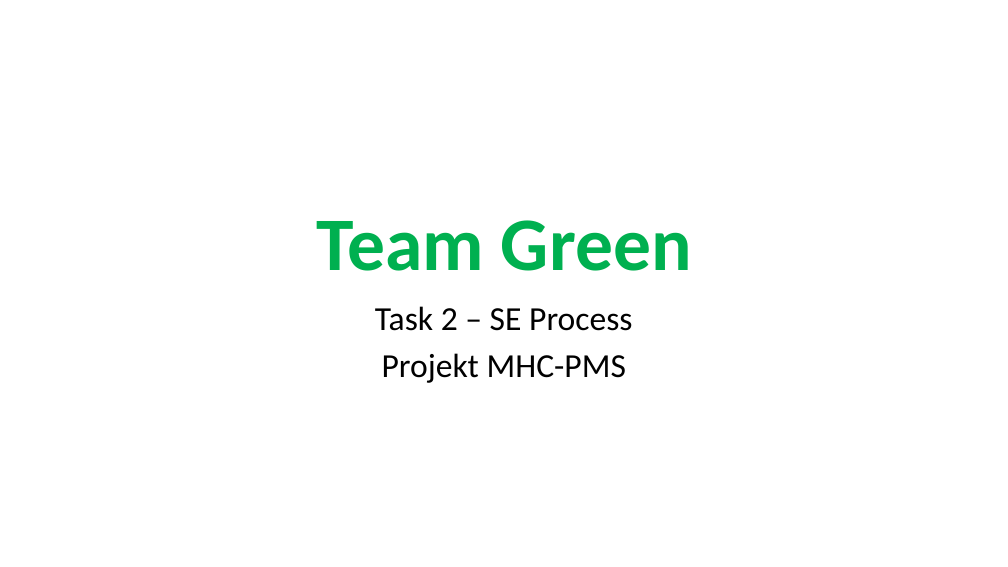
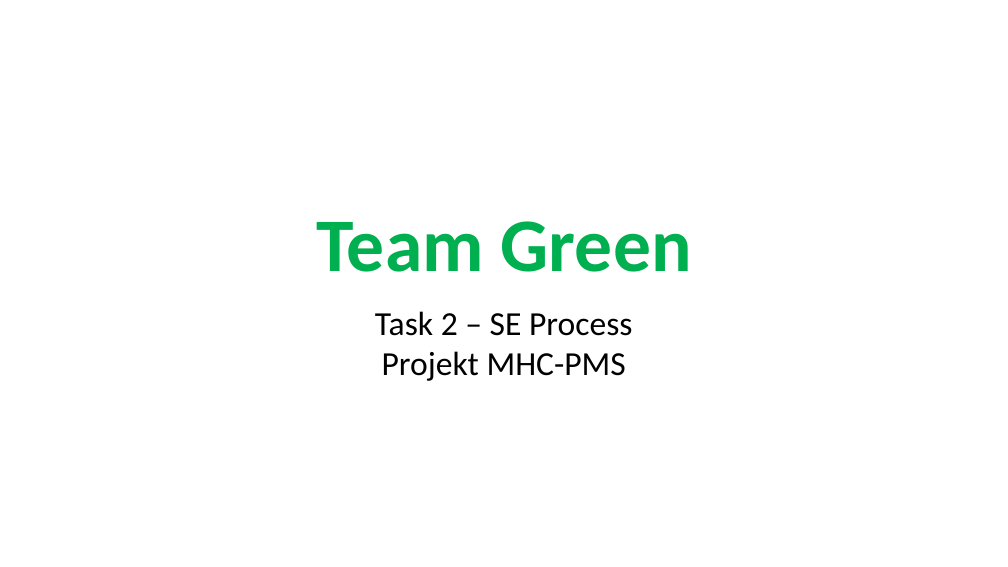
Before and after one commit to sarahmele/ch.bfh.btx8081.w2015.green, a slide deck: slide 1 of doc/task02/Task2.pptx. Drawn at 1008x567 pixels with LibreOffice and Linux fonts; fonts in the diff are those of the drawing. Boxes give left, top, right and bottom in pixels: in the first picture for what was removed or moved away, otherwise in the second. Text is boxed around its words. In the diff, an @@ line names an element or a change of style, - is before the commit and + after.

Commit message:
Process Model angepasst

```diff
--- a/doc/task02/Task2.pptx
+++ b/doc/task02/Task2.pptx
@@ text "Task 2 – SE Process" at (x1=375, y1=311, x2=632, y2=381): line spacing 0.9 to 1; less space between paragraphs @@
```
Also in this commit, not shown: 6 other slides changed.
